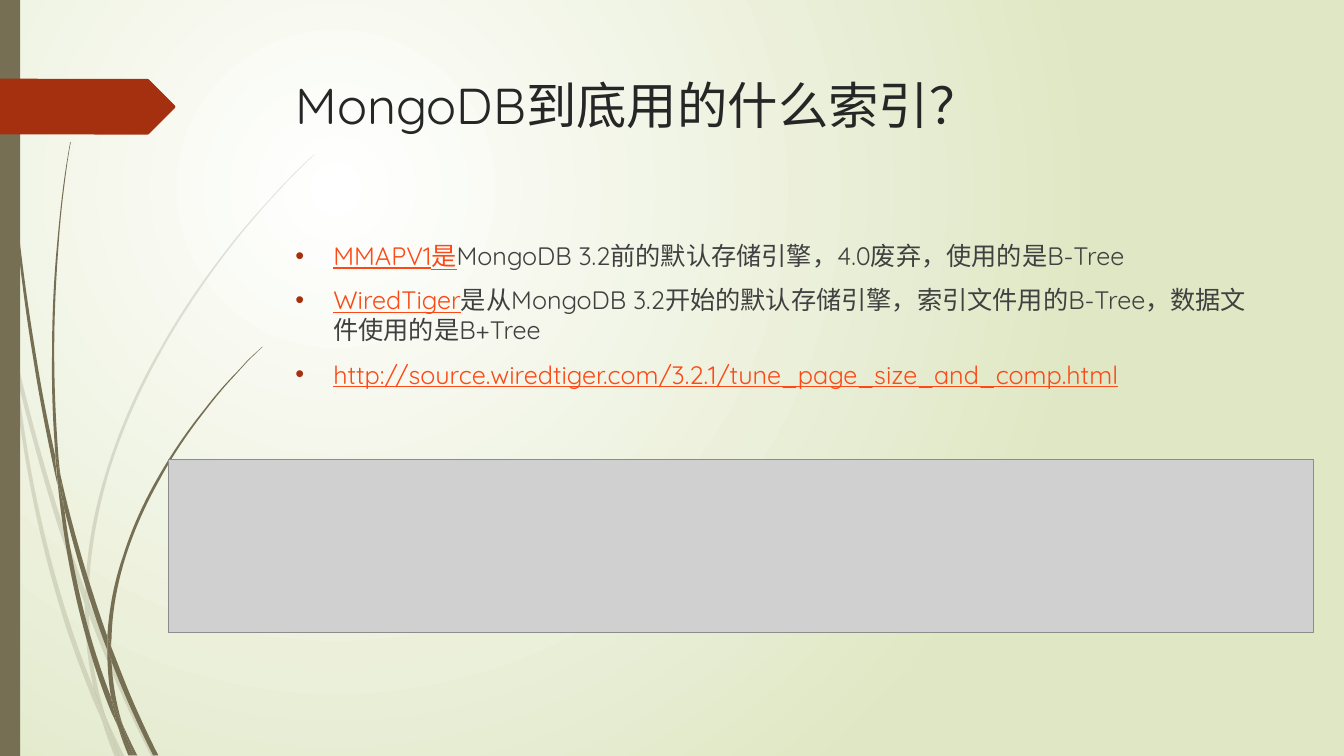
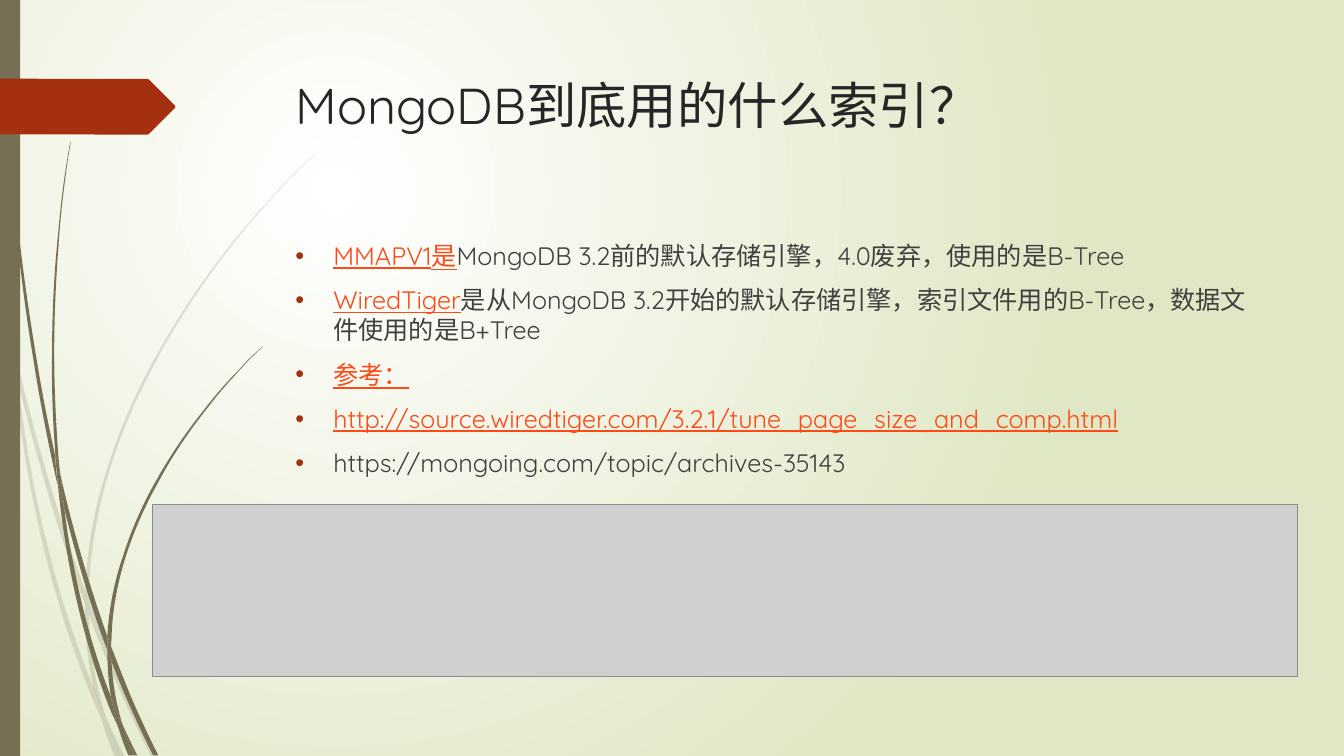
Before and after one commit to xljnc/husky-starter, a slide deck: slide 8 of doc/MongoDB索引.pptx (slide 7 before the commit). Drawn at 1344x756 pixels with LibreOffice and Linux fonts; fonts in the diff are those of the drawing; grey boxes stand for pictures. Boxes give left, top, right and bottom in pixels: in the first picture for what was removed or moved away, otherwise in the second. Text is boxed around its words. In the diff, an @@ line names an element or a change of style, - is before the commit and + after.

```diff
--- a/doc/MongoDB索引.pptx
+++ b/doc/MongoDB索引.pptx
@@ text at <box>333,363,409,389</box>: paragraph added @@
+• 参考：
@@ text at <box>333,452,845,477</box>: paragraph added @@
+• https://mongoing.com/topic/archives-35143
@@ picture: place and size @@
-picture at <box>168,460,1314,632</box>
+picture at <box>153,505,1299,678</box>
```
Also in this commit, not shown: 1 other slide changed, 2 slides added, 1 slide removed.
